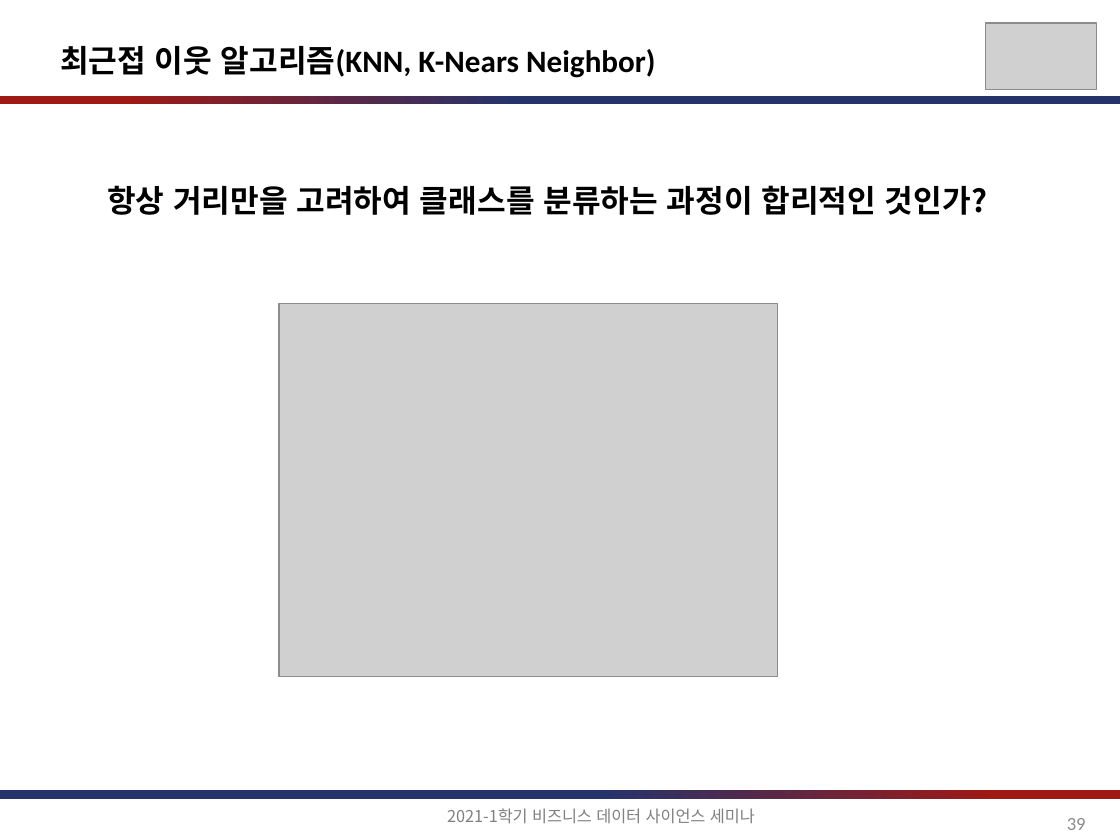
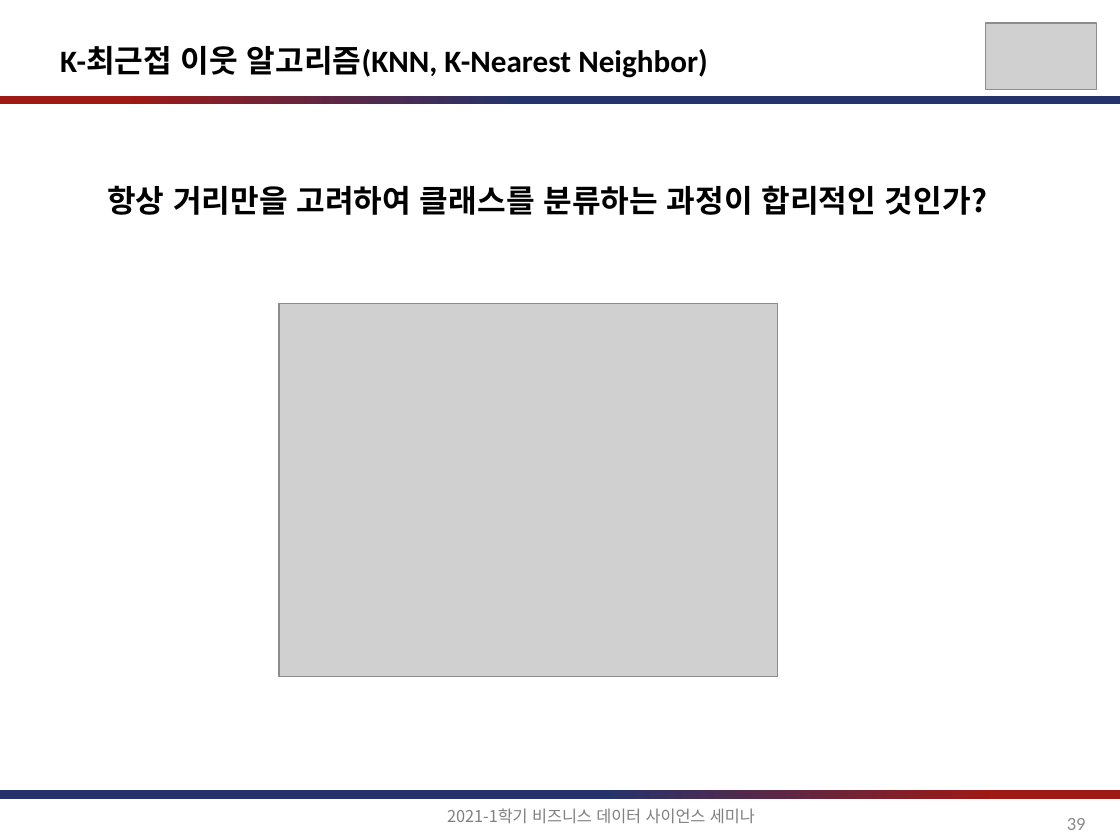
Before and after one commit to jihoahn9303/Seminar_For_Business_DS, a slide deck: slide 39 of document/비즈니스를_위한_데이터과학_6장.pptx. Drawn at 1120x840 pixels with LibreOffice and Linux fonts; fonts in the diff are those of the drawing; grey boxes stand for pictures. Boxes give left, top, right and bottom in pixels: in the first picture for what was removed or moved away, otherwise in the second. Text is boxed around its words. In the diff, an @@ line names an element or a change of style, - is before the commit and + after.

```diff
--- a/document/비즈니스를_위한_데이터과학_6장.pptx
+++ b/document/비즈니스를_위한_데이터과학_6장.pptx
@@ text at [60,46,708,78]: text changed @@
-최근접 이웃 알고리즘(KNN, K-Nears Neighbor)
+K-최근접 이웃 알고리즘(KNN, K-Nearest Neighbor)
```
Also in this commit, not shown: 14 other slides changed.
